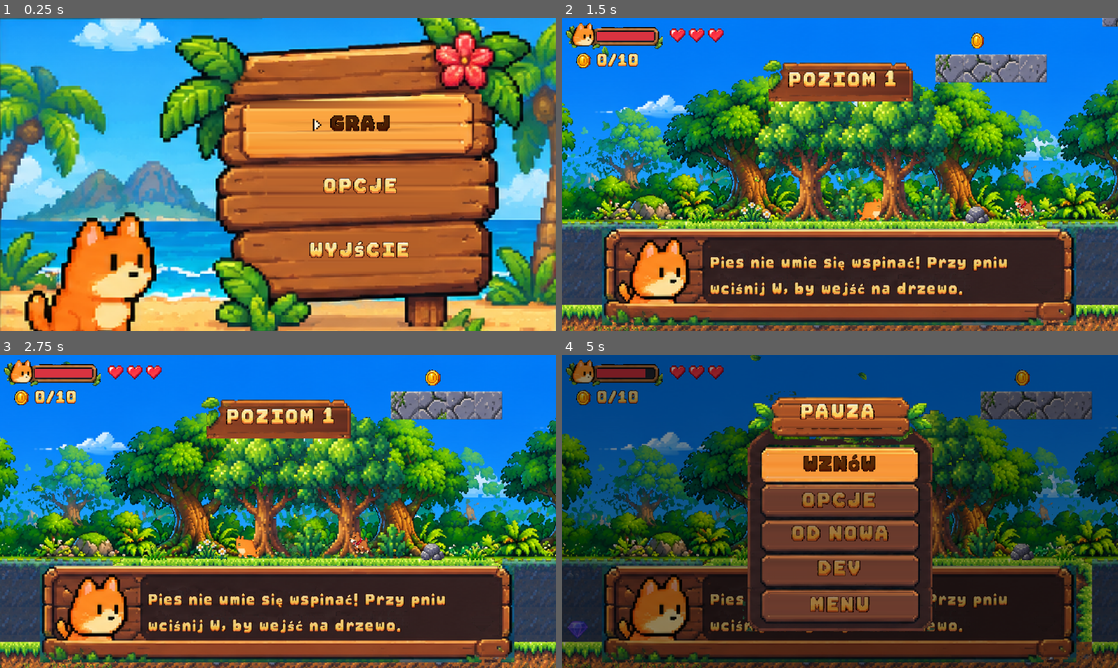
Above: before the commit, frames 1-4 (two rows, left to right).
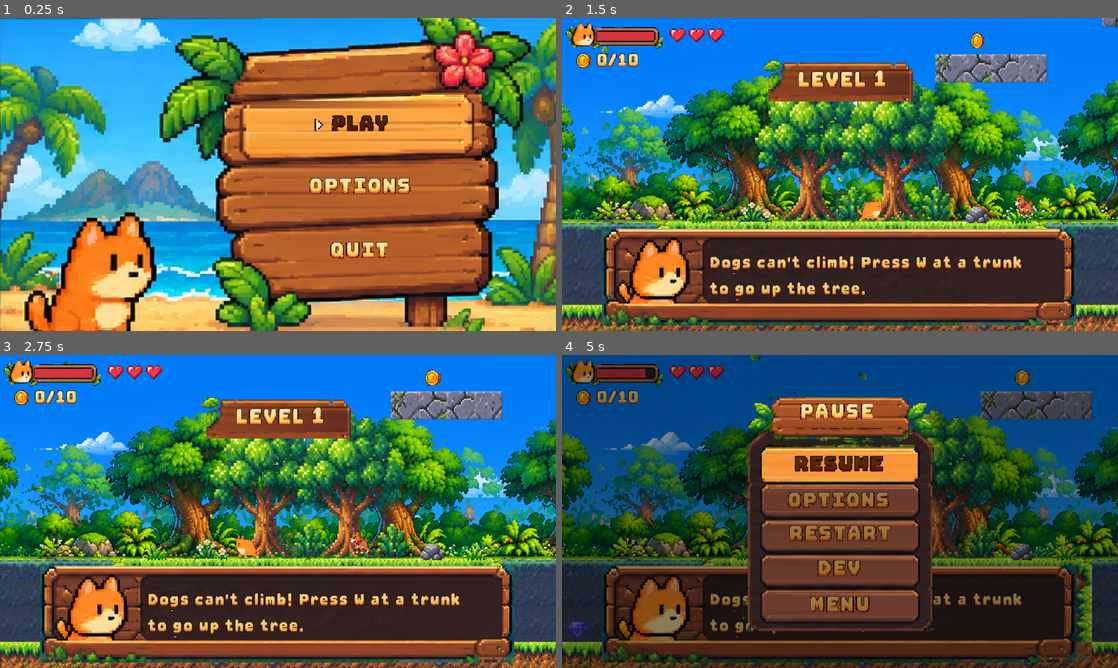
Above: after the commit, the same moments.

Repository: leksa-dev/cat-platformer
Game: Godot game, scene res://scenes/ui/main_menu.tscn
Two runs of this game, one before a commit and one after it. Both use one fixed random seed, a clock stepped at 60 frames per second and the inputs below.
Inputs:
- Up to frame 1 (0.25 s): no input
- Up to frame 2 (1.5 s): tap Enter (ui_accept) at 0.5 s; hold D (right) from 0.53 s (still down); tap Space (jump) at 0.6, 0.77, 1.07 s; tap W (up) at 1.25 s; tap J (attack) at 1.35 s
- Up to frame 3 (2.75 s): tap Space (jump) at 1.52, 1.55, 1.82, 2.3 s; tap W (up) at 2 s; release D (right) at 2.03 s; hold A (left) from 2.03 s (still down); hold Shift (dash) from 2.03 s (still down)
- Up to frame 4 (5 s): tap W (up) at 2.75, 3.5, 4.25 s; release A (left) at 2.78 s; release Shift (dash) at 2.78 s; hold D (right) 2.78-4.28 s; tap K (fart) at 2.85 s; tap Space (jump) at 3.02, 3.05, 3.32, 3.77, 3.8, 4.07, 4.52, 4.55, 4.82 s; tap X at 3.6 s; tap F (fullscreen) at 4.15 s; hold A (left) from 4.28 s (still down); tap C at 4.35 s; tap Escape (pause) at 4.9 s

The runs differ from the first frame. In frame 1, 1.7% of the frame differs, in the area x 55-74%, y 31-77%; in frame 2, 3.0%, in the area x 26-83%, y 16-91%; in frame 3, 3.0%; in frame 4, 2.6%.

Commit message:
English and Spanish (language option in menus, saved), dev menu fits the screen
Co-Authored-By: Claude Opus 5.5 <noreply@anthropic.com>
Claude-Session: https://claude.ai/code/session_011nTXPMpz8sabEPGxZfve52

Diff:
--- /dev/null
+++ b/assets/i18n/strings.csv
@@ -0,0 +1,39 @@
+keys,en,es
+GRAJ,PLAY,JUGAR
+OPCJE,OPTIONS,OPCIONES
+WYJŚCIE,QUIT,SALIR
+WRÓĆ,BACK,VOLVER
+WZNÓW,RESUME,SEGUIR
+OD NOWA,RESTART,REINICIAR
+MENU,MENU,MENÚ
+PAUZA,PAUSE,PAUSA
+PEŁNY EKRAN,FULLSCREEN,PANTALLA
+OKNO,WINDOW,VENTANA
+MUZYKA: TAK,MUSIC: ON,MÚSICA: SÍ
+MUZYKA: NIE,MUSIC: OFF,MÚSICA: NO
+TAK,ON,SÍ
+NIE,OFF,NO
+POZIOM %d,LEVEL %d,NIVEL %d
+LATANIE,FLYING,VOLAR
+PEŁNE HP + ŻYCIA,FULL HP + LIVES,VIDA + VIDAS
+DO METY,TO THE GOAL,A LA META
+BEZ WROGÓW,NO ENEMIES,SIN ENEMIGOS
+KOCIMIĘTKA,CATNIP,HIERBA GATERA
+Spacja / ✕ - od nowa,Space / ✕ - restart,Espacio / ✕ - reiniciar
+Spacja / ✕ - dalej,Space / ✕ - next,Espacio / ✕ - seguir
+OCENA: %s,GRADE: %s,NOTA: %s
+WYGRANA!,YOU WIN!,¡VICTORIA!
+CZAS %d:%02d,TIME %d:%02d,TIEMPO %d:%02d
+MONETY %d/%d,COINS %d/%d,MONEDAS %d/%d
+Życia: %d      Spacja / ✕ - menu,Lives: %d      Space / ✕ - menu,Vidas: %d      Espacio / ✕ - menú
++1 ŻYCIE,+1 LIFE,+1 VIDA
+Esc - wróć,Esc - back,Esc - volver
+"Pies nie umie się wspinać! Przy pniu wciśnij W, by wejść na drzewo.",Dogs can't climb! Press W at a trunk to go up the tree.,¡Los perros no trepan! Pulsa W junto al tronco para subir al árbol.
+"Szyb: skacz od ściany do ściany, żeby wspiąć się wyżej.",Shaft: jump from wall to wall to climb higher.,Pozo: salta de pared en pared para subir.
+"Pod palmami spadają kokosy! Uskocz, a potem zjedz kokos - doda zdrowia.","Coconuts fall under palms! Dodge, then eat the coconut - it heals.",¡Bajo las palmeras caen cocos! Esquívalos y luego cómelos: curan.
+"Bar: podejdź do lady, drink przywraca całe zdrowie.","Bar: walk up to the counter, a drink restores full health.","Bar: acércate a la barra, una bebida te cura del todo."
+Na wodzie surfujesz. Spacja / ✕ to podskok nad skałą i rekinem.,On the water you surf. Space / ✕ hops over rocks and sharks.,En el agua surfeas. Espacio / ✕ salta rocas y tiburones.
+Kanały! Zielony szlam parzy - lepiej go przeskocz.,Sewers! Green sludge burns - better jump over it.,¡Alcantarillas! El lodo verde quema: mejor sáltalo.
+"Drabiny działają jak pnącza: W w górę, S w dół.","Ladders work like vines: W up, S down.","Las escaleras son como lianas: W sube, S baja."
+Wskocz na deskę koła - zawiezie cię na drugą stronę.,Jump on a plank of the wheel - it carries you across.,Salta a una tabla de la rueda: te lleva al otro lado.
+Wejdź do rury - zaniesie cię pod samo wyjście.,Go into the pipe - it takes you right to the exit.,Entra en la tubería: te lleva justo a la salida.
--- a/project.godot
+++ b/project.godot
@@ -35,6 +35,10 @@
 
 theme/custom_font="res://assets/game/ui/font.fnt"
 
+[internationalization]
+
+locale/translations=PackedStringArray("res://assets/i18n/strings.en.translation", "res://assets/i18n/strings.es.translation")
+
 [rendering]
 
 textures/canvas_textures/default_texture_filter=0
--- a/scenes/objects/pickup.gd
+++ b/scenes/objects/pickup.gd
@@ -72,7 +72,7 @@
 	fx.add_child(sparks)
 	sparks.emitting = true
 	var label := Label.new()
-	label.text = "+1 ŻYCIE"
+	label.text = tr("+1 ŻYCIE")
 	label.add_theme_font_size_override("font_size", 12)
 	label.add_theme_color_override("font_color", Color(0.7, 1.0, 0.4))
 	label.add_theme_color_override("font_outline_color", Color(0.05, 0.2, 0.05))
--- a/scenes/ui/dev.gd
+++ b/scenes/ui/dev.gd
@@ -32,10 +32,10 @@
 func _texts() -> Array:
 	var t := []
 	for i in Game.LEVELS.size():
-		t.append("POZIOM %d" % (i + 1))
-	t.append("GOD MODE: " + ("TAK" if Game.god_mode else "NIE"))
-	t.append("LATANIE: " + ("TAK" if Game.fly_mode else "NIE"))
-	t += ["PEŁNE HP + ŻYCIA", "DO METY", "BEZ WROGÓW", "KOCIMIĘTKA", "WRÓĆ"]
+		t.append(tr("POZIOM %d") % (i + 1))
+	t.append("GOD MODE: " + tr("TAK" if Game.god_mode else "NIE"))
+	t.append(tr("LATANIE") + ": " + tr("TAK" if Game.fly_mode else "NIE"))
+	t += ["PEŁNE HP + ŻYCIA", "DO METY", "BEZ WROGÓW", "KOCIMIĘTKA", "WRÓĆ"].map(tr)
 	return t
 
 
@@ -44,7 +44,8 @@
 	var list: VBoxContainer = $Panel/List
 	while list.get_child_count() < texts.size():
 		var label := Label.new()
-		label.custom_minimum_size = Vector2(150, 14)
+		label.custom_minimum_size = Vector2(150, 12)
+		label.add_theme_font_size_override("font_size", 12)  # 11 rows have to fit on screen
 		label.horizontal_alignment = HORIZONTAL_ALIGNMENT_CENTER
 		list.add_child(label)
 	items.clear()
--- a/scenes/ui/hud.gd
+++ b/scenes/ui/hud.gd
@@ -11,7 +11,7 @@
 	Game.level_done.connect(_on_level_done)
 	refresh_hearts()
 	update_dev_badge()
-	_show_banner("POZIOM %d" % (Game.level_index + 1))
+	_show_banner(tr("POZIOM %d") % (Game.level_index + 1))
 
 
 func update_dev_badge() -> void:
@@ -35,7 +35,7 @@
 
 
 func _on_hint(text: String) -> void:
-	$HintBox/Text.text = text
+	$HintBox/Text.text = tr(text)
 	if _hint_tween:
 		_hint_tween.kill()
 	_hint_tween = create_tween()
@@ -67,11 +67,11 @@
 
 
 func _on_level_done(stats: Dictionary) -> void:
-	$Summary/Panel/Title.text = "POZIOM %d" % (stats.level + 1)
+	$Summary/Panel/Title.text = tr("POZIOM %d") % (stats.level + 1)
 	$Summary/Panel/Row0/Count.text = "%d/%d" % [stats.coins, Game.COINS_PER_LEVEL]
 	$Summary/Panel/Row1/Count.text = "%d/%d" % [stats.lives, Game.LIVES_PER_LEVEL]
 	$Summary/Panel/Row2/Count.text = "%d/%d" % [stats.diamonds, Game.DIAMONDS_PER_LEVEL]
-	$Summary/Panel/Grade.text = "OCENA: " + stats.grade
+	$Summary/Panel/Grade.text = tr("OCENA: %s") % stats.grade
 	$Summary.visible = true
 	var grade: Label = $Summary/Panel/Grade
 	grade.scale = Vector2.ONE * 2.5  # stamped on
--- a/scenes/ui/main_menu.gd
+++ b/scenes/ui/main_menu.gd
@@ -12,12 +12,15 @@
 
 func _show_main() -> void:
 	_in_options = false
-	_set_items(["GRAJ", "OPCJE", "WYJŚCIE"])
+	_set_items(["GRAJ", "OPCJE", "WYJŚCIE"].map(tr))
+	$BackHint.visible = false
 
 
-func _show_options() -> void:
+func _show_options() -> void:  # 3 planks: screen, music, language; back is Esc / ○ (hint under the sign)
 	_in_options = true
-	_set_items([fullscreen_text(), music_text(), "WRÓĆ"])
+	_set_items([fullscreen_text(), music_text(), language_text()])
+	$BackHint.text = tr("Esc - wróć")
+	$BackHint.visible = true
 
 
 func _set_items(texts: Array) -> void:
@@ -54,8 +57,8 @@
 				Game.toggle_music()
 				$Item1.text = music_text()
 			2:
-				_show_main()
-				return
+				Game.next_language()
+				_show_options()
 		select(index)
 		return
 	match index:
--- a/scenes/ui/main_menu.tscn
+++ b/scenes/ui/main_menu.tscn
@@ -52,3 +52,14 @@
 offset_right = 6.0
 offset_bottom = 7.0
 texture = ExtResource("3_arrow")
+
+[node name="BackHint" type="Label" parent="."]
+visible = false
+theme_override_colors/font_outline_color = Color(0.2, 0.1, 0.03, 1)
+theme_override_constants/outline_size = 4
+offset_left = 150.0
+offset_top = 163.0
+offset_right = 266.0
+offset_bottom = 177.0
+theme_override_font_sizes/font_size = 12
+horizontal_alignment = 1
--- a/scenes/ui/menu_list.gd
+++ b/scenes/ui/menu_list.gd
@@ -41,8 +41,12 @@
 
 
 func music_text() -> String:
-	return "MUZYKA: TAK" if Game.music_on else "MUZYKA: NIE"
+	return tr("MUZYKA: TAK") if Game.music_on else tr("MUZYKA: NIE")
 
 
 func fullscreen_text() -> String:
-	return "PEŁNY EKRAN" if DisplayServer.window_get_mode() == DisplayServer.WINDOW_MODE_FULLSCREEN else "OKNO"  # longer labels overflow the plank
+	return tr("PEŁNY EKRAN") if DisplayServer.window_get_mode() == DisplayServer.WINDOW_MODE_FULLSCREEN else tr("OKNO")  # longer labels overflow the plank
+
+
+func language_text() -> String:
+	return Game.LANGUAGE_NAMES[Game.language()]
--- a/scenes/ui/pause.gd
+++ b/scenes/ui/pause.gd
@@ -61,12 +61,12 @@
 
 func _show_main() -> void:
 	_in_options = false
-	_set_items(["WZNÓW", "OPCJE", "OD NOWA", "DEV", "MENU"])  # "MENU GŁÓWNE" doesn't fit the plank
+	_set_items(["WZNÓW", "OPCJE", "OD NOWA", "DEV", "MENU"].map(tr))  # "MENU GŁÓWNE" doesn't fit the plank
 
 
 func _show_options() -> void:
 	_in_options = true
-	_set_items([fullscreen_text(), music_text(), "WRÓĆ"])
+	_set_items([fullscreen_text(), music_text(), language_text(), tr("WRÓĆ")])
 
 
 func _set_items(texts: Array) -> void:
@@ -95,7 +95,11 @@
 				Game.toggle_music()
 				$Panel/Item1.text = music_text()
 				select(1)
-			2: _show_main()
+			2:
+				Game.next_language()
+				_show_options()
+				select(2)
+			3: _show_main()
 		return
 	match index:
 		0: _close()
--- a/scenes/ui/victory.gd
+++ b/scenes/ui/victory.gd
@@ -7,10 +7,10 @@
 func _ready() -> void:
 	Game.play_music("forest")
 	var t := int(Game.run_time)
-	$Item0.text = "WYGRANA!"
-	$Item1.text = "CZAS %d:%02d" % [t / 60, t % 60]
-	$Item2.text = "MONETY %d/%d" % [Game.coins(), Game.COINS_PER_LEVEL * Game.LEVELS.size()]
-	$Lives.text = "Życia: %d      Spacja / ✕ - menu" % Game.lives
+	$Item0.text = tr("WYGRANA!")
+	$Item1.text = tr("CZAS %d:%02d") % [t / 60, t % 60]
+	$Item2.text = tr("MONETY %d/%d") % [Game.coins(), Game.COINS_PER_LEVEL * Game.LEVELS.size()]
+	$Lives.text = tr("Życia: %d      Spacja / ✕ - menu") % Game.lives
 	_ready_at = Engine.get_process_frames()
 	var tween := create_tween().set_loops()  # the title plank glows
 	tween.tween_property($Plank, "modulate", Color(1.15, 1.1, 0.9), 0.6)
--- a/scripts/game.gd
+++ b/scripts/game.gd
@@ -19,6 +19,9 @@
 var god_mode := false
 var fly_mode := false
 var music_on := true  # OPCJE > MUZYKA turns it off
+const LANGUAGES := ["pl", "en", "es"]  # Polish texts are the translation keys (assets/i18n/strings.csv)
+const LANGUAGE_NAMES := {"pl": "POLSKI", "en": "ENGLISH", "es": "ESPAÑOL"}
+const SETTINGS := "user://settings.cfg"
 var checkpoint := Vector2.INF  # respawn point in the current level; INF = level start
 var collected := {}  # level index -> names of the coins / 1ups taken there (they stay taken after a lost life)
 var run_time := 0.0  # seconds spent in levels this game, for the victory screen
@@ -45,6 +48,9 @@
 	add_child(_music)
 	_music.finished.connect(_music.play)  # loop the track
 	_fit_window.call_deferred()
+	var cfg := ConfigFile.new()
+	cfg.load(SETTINGS)
+	TranslationServer.set_locale(cfg.get_value("game", "language", "pl"))
 	# Pad buttons use Godot's Xbox-style names: A = Cross, B = Circle, X = Square (DualShock 4 / DualSense).
 	_bind("left", [KEY_A, KEY_LEFT], [JOY_BUTTON_DPAD_LEFT], JOY_AXIS_LEFT_X, -1.0)
 	_bind("right", [KEY_D, KEY_RIGHT], [JOY_BUTTON_DPAD_RIGHT], JOY_AXIS_LEFT_X, 1.0)
@@ -78,7 +84,7 @@
 		get_tree().reload_current_scene.call_deferred()
 	else:
 		sfx("game_over", 0.0)
-		_show("GAME OVER\nSpacja / ✕ - od nowa", _restart)
+		_show("GAME OVER\n" + tr("Spacja / ✕ - od nowa"), _restart)
 
 
 func level_complete() -> void:
@@ -196,6 +202,20 @@
 	var size := Vector2i(320, 180) * maxi(k, 1)
 	DisplayServer.window_set_size(size)
 	DisplayServer.window_set_position(usable.position + (usable.size - size) / 2)
+
+
+func language() -> String:
+	var lang := TranslationServer.get_locale().substr(0, 2)
+	return lang if LANGUAGES.has(lang) else "pl"
+
+
+func next_language() -> void:  # options menus cycle POLSKI -> ENGLISH -> ESPAÑOL; remembered between runs
+	var lang: String = LANGUAGES[(LANGUAGES.find(language()) + 1) % LANGUAGES.size()]
+	TranslationServer.set_locale(lang)
+	var cfg := ConfigFile.new()
+	cfg.load(SETTINGS)
+	cfg.set_value("game", "language", lang)
+	cfg.save(SETTINGS)
 
 
 func toggle_fullscreen() -> void:
Not shown, added: assets/i18n/strings.csv.import
Binary file added: assets/i18n/strings.en.translation
Binary file added: assets/i18n/strings.es.translation
Not shown, added: screenshots/oneup_pickup.png.import
